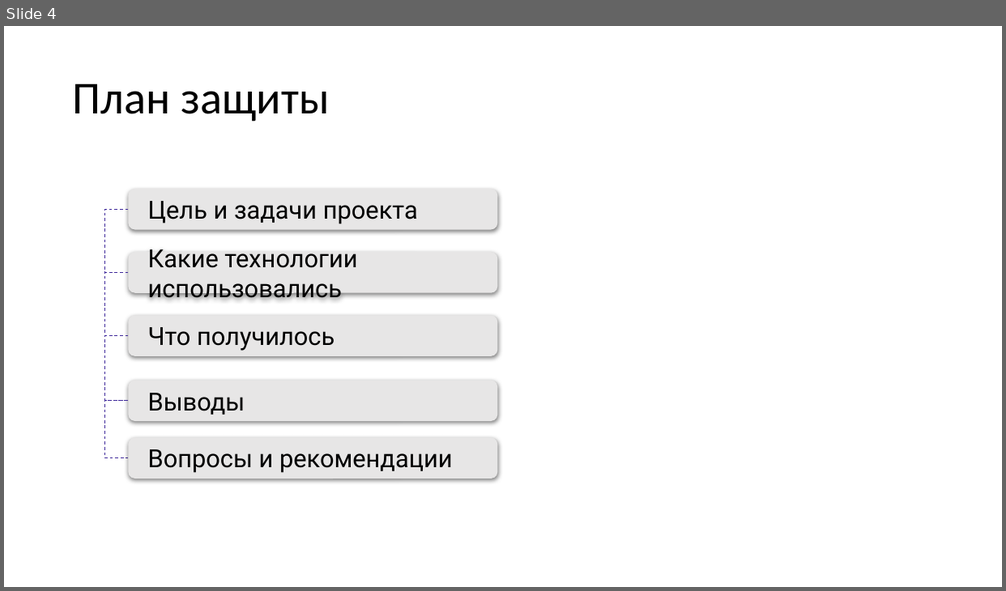
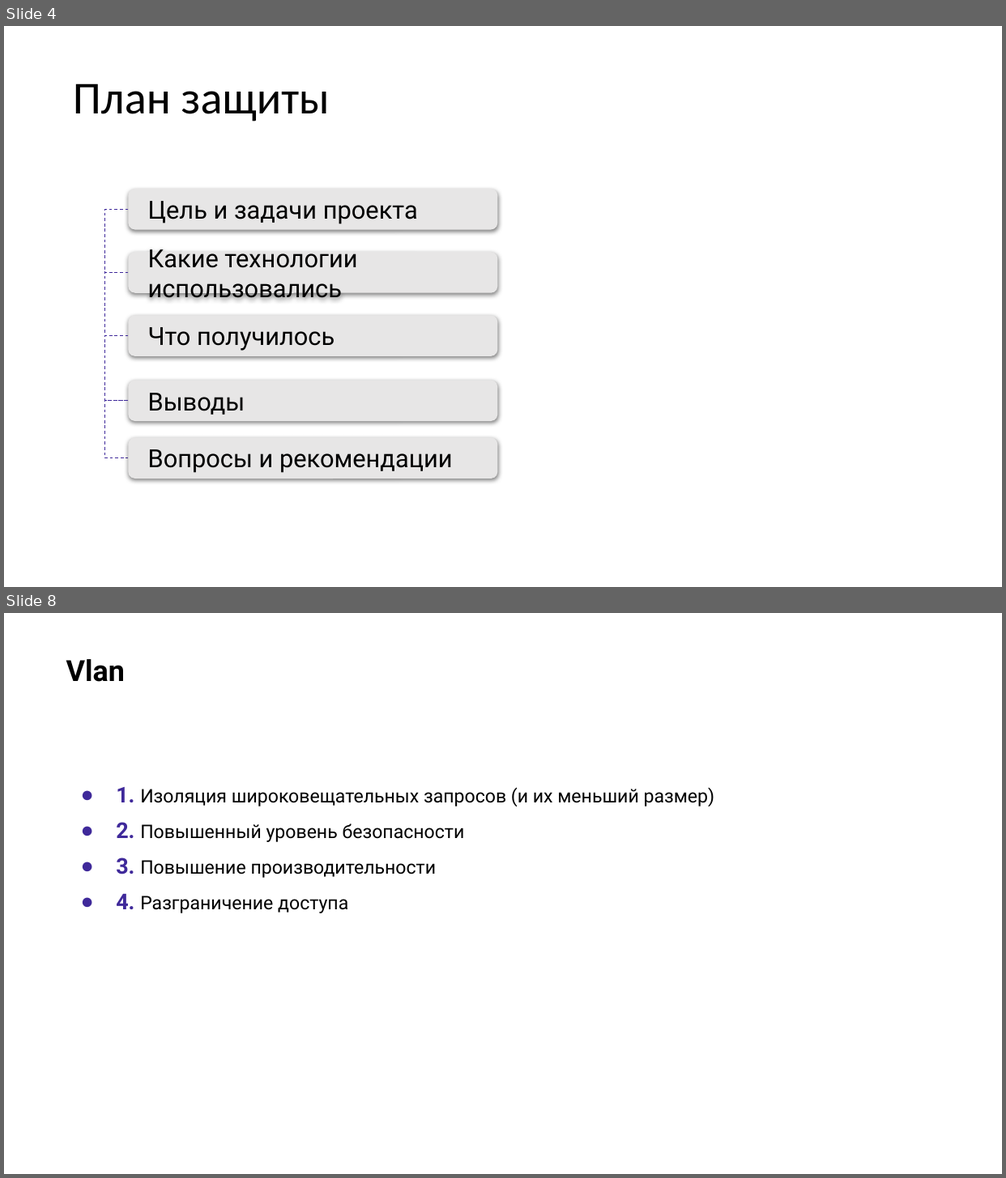
Before and after one commit to aarkin002/otus_NEb, a slide deck: Project/Otus_basic.pptx. Shown one above the other, each under a label of ours: slide 4 before the commit, slides 4 and 8 after it; the slides between them are not shown. The pictures are 1006x591 and 1006x1178 pixels, drawn with LibreOffice and Linux fonts; fonts in the diff are those of the drawing. Boxes give left, top, right and bottom in pixels: in the first picture for what was removed or moved away, otherwise in the second. Text is boxed around its words. In the diff, an @@ line names an element or a change of style, - is before the commit and + after.

```diff
--- a/Project/Otus_basic.pptx
+++ b/Project/Otus_basic.pptx
@@ slide 8 added at [4,613,1002,1174], background #FFFFFF @@
@@ title added at [66,659,125,682], 28 pt, text #000000, bold @@
+Vlan
@@ text added at [116,787,715,914], 18 pt, text #000000 @@
+● 1. Изоляция широковещательных запросов (и их меньший размер)
+● 2. Повышенный уровень безопасности
+● 3. Повышение производительности
+● 4. Разграничение доступа
```
Also in this commit, not shown: 3 slides changed, 18 other slides added, 2 slides removed, 1 other file.
